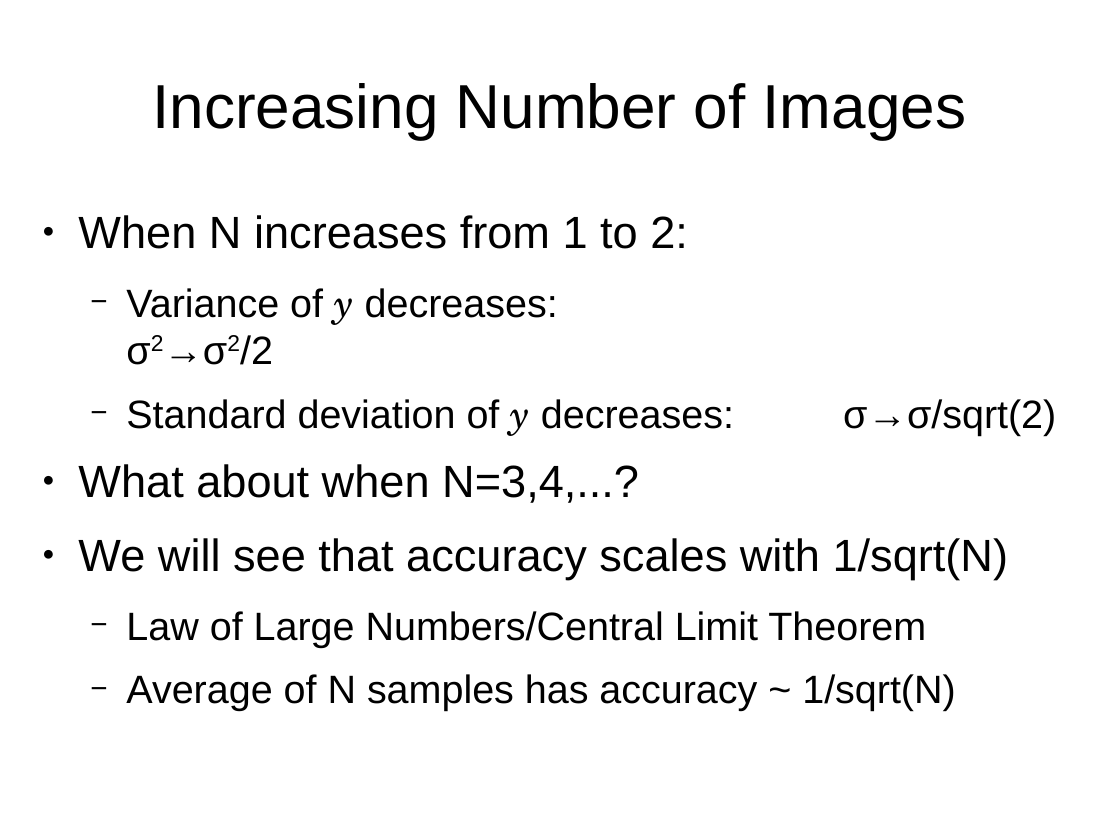
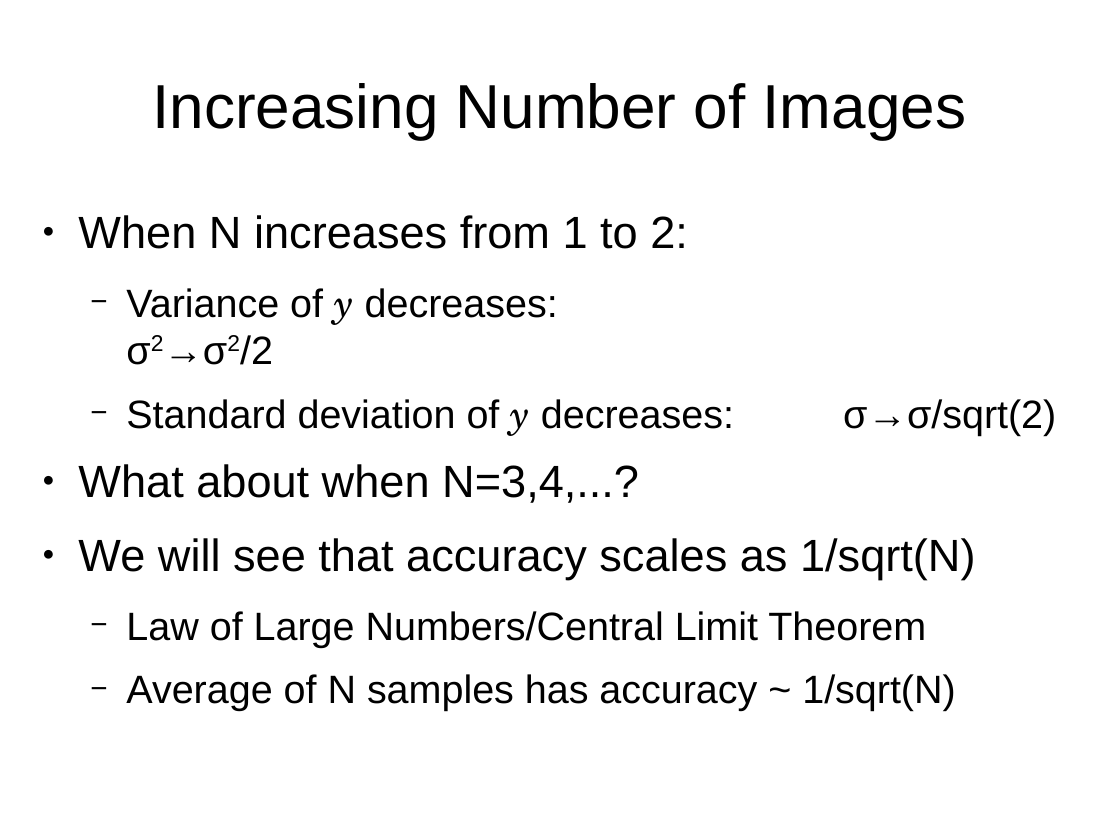
Before and after one commit to sethmerickel/Multi-Image-Geopositioning, a slide deck: slide 42 of papers/fresno2017.odp (slide 35 before the commit). Drawn at 1120x840 pixels with LibreOffice and Linux fonts; fonts in the diff are those of the drawing. Boxes give left, top, right and bottom in pixels: in the first picture for what was removed or moved away, otherwise in the second. Text is boxed around its words. In the diff, an @@ line names an element or a change of style, - is before the commit and + after.

```diff
--- a/papers/fresno2017.odp
+++ b/papers/fresno2017.odp
@@ text at [78, 538, 976, 580]: text changed @@
-● We will see that accuracy scales with 1/sqrt(N)
+● We will see that accuracy scales as 1/sqrt(N)
```
Also in this commit, not shown: 26 other slides changed, 27 slides added, 9 slides removed, 2 other files.
